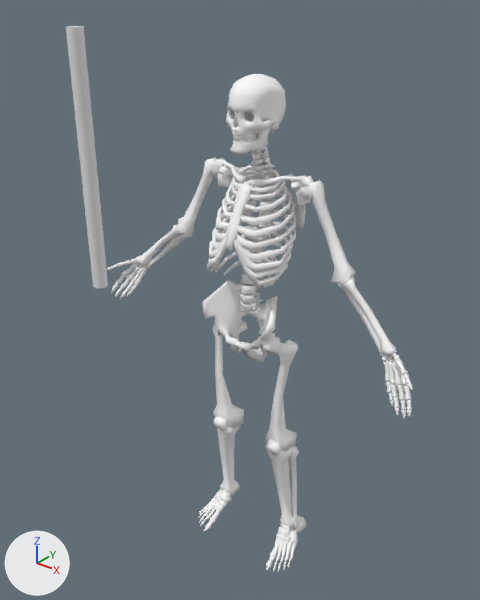
The FBX model Assets/External/Skeleton/skeleton.fbx as it was, and as the next commit left it.
One viewpoint serves both versions: a camera (50 mm lens) standing at (26.0, -35.2, 42.4) and looking at (0.4, -3.1, 22.5). Every picture has the same lights, and +X, +Y and +Z are marked at lower left. Where no turn or scale is listed for an object, it has been applied to the vertices.

In view in the first picture: 'BONES_SPINE', 'Sword'.
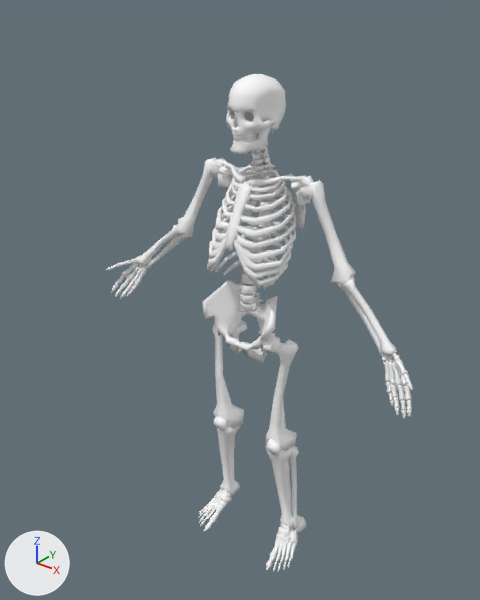
Changed parts and their boxes (x1, y1, x2, y2) in the pictures (480 x 600 px):
'Sword', deleted
    before: (66, 26, 108, 288)

What changed in the scene script:
```text
Remove ob_sword:
    ob_sword = bpy.data.objects.new('Sword', me_cylinder_001)
    ob_sword.location = (-3.67, -11.64, 32.8)
```
